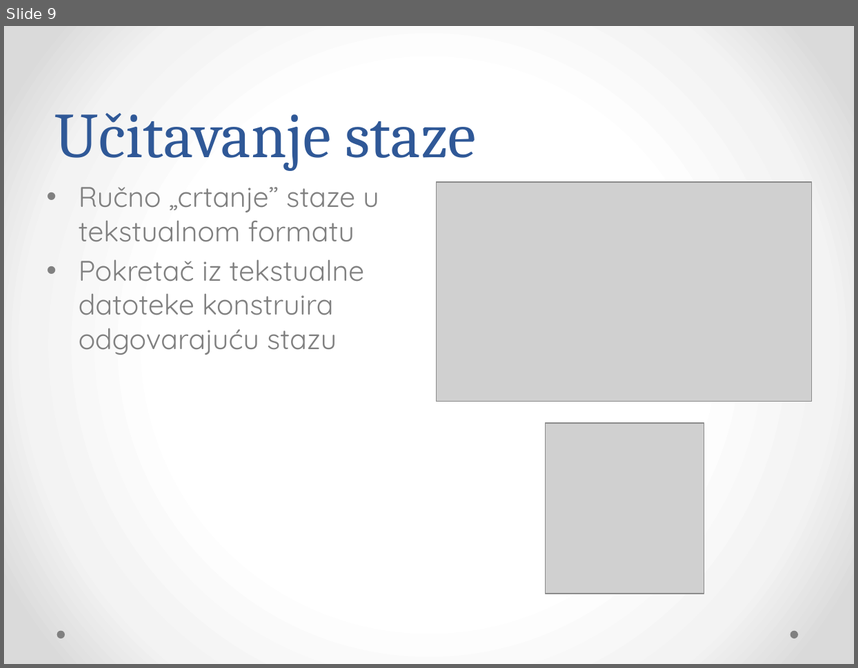
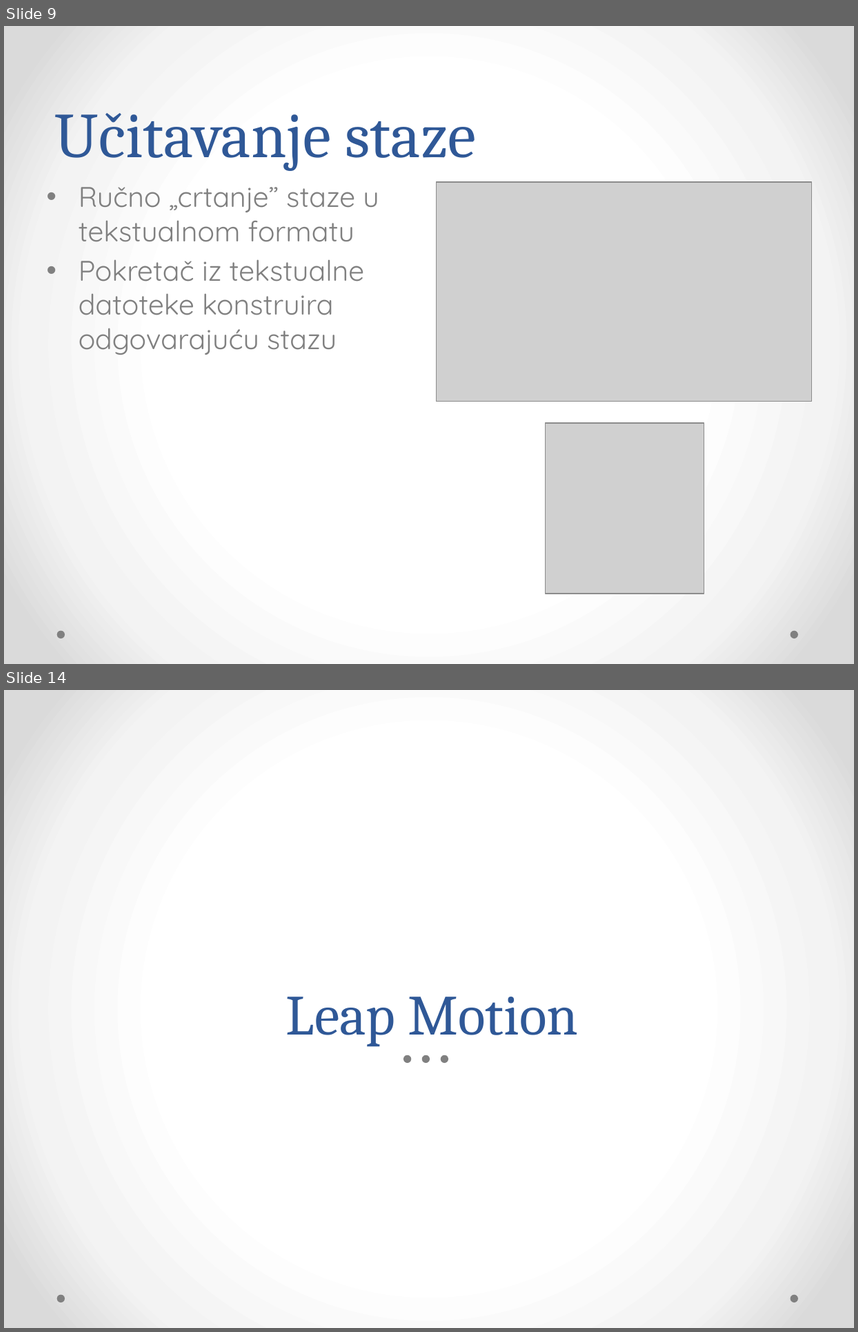
Before and after one commit to Bojanovski/IG-Project, a slide deck: Dokumentacija/Prezentacija.pptx. Shown one above the other, each under a label of ours: slide 9 before the commit, slides 9 and 14 after it; the slides between them are not shown. The pictures are 858x668 and 858x1332 pixels, drawn with LibreOffice and Linux fonts; fonts in the diff are those of the drawing; grey boxes stand for pictures. Boxes give left, top, right and bottom in pixels: in the first picture for what was removed or moved away, otherwise in the second. Text is boxed around its words. In the diff, an @@ line names an element or a change of style, - is before the commit and + after.

Commit message:
Prezentacija za Leap, drugi pokusaj

```diff
--- a/Dokumentacija/Prezentacija.pptx
+++ b/Dokumentacija/Prezentacija.pptx
@@ slide 14 added at (4, 690, 854, 1328), background gradient #FFFFFF to #F4F4F4 to #DADADA; not listed: 2 template elements that a slide beside it also shows @@
@@ title added at (286, 996, 579, 1047), 48 pt, text #2F5897 @@
+Leap Motion
@@ ellipse added at (404, 1055, 411, 1063), fill #808080 @@
@@ ellipse added at (422, 1055, 430, 1063), fill #808080 @@
@@ ellipse added at (441, 1055, 448, 1063), fill #808080 @@
```
Also in this commit, not shown: 6 other slides added, 2 other files.
